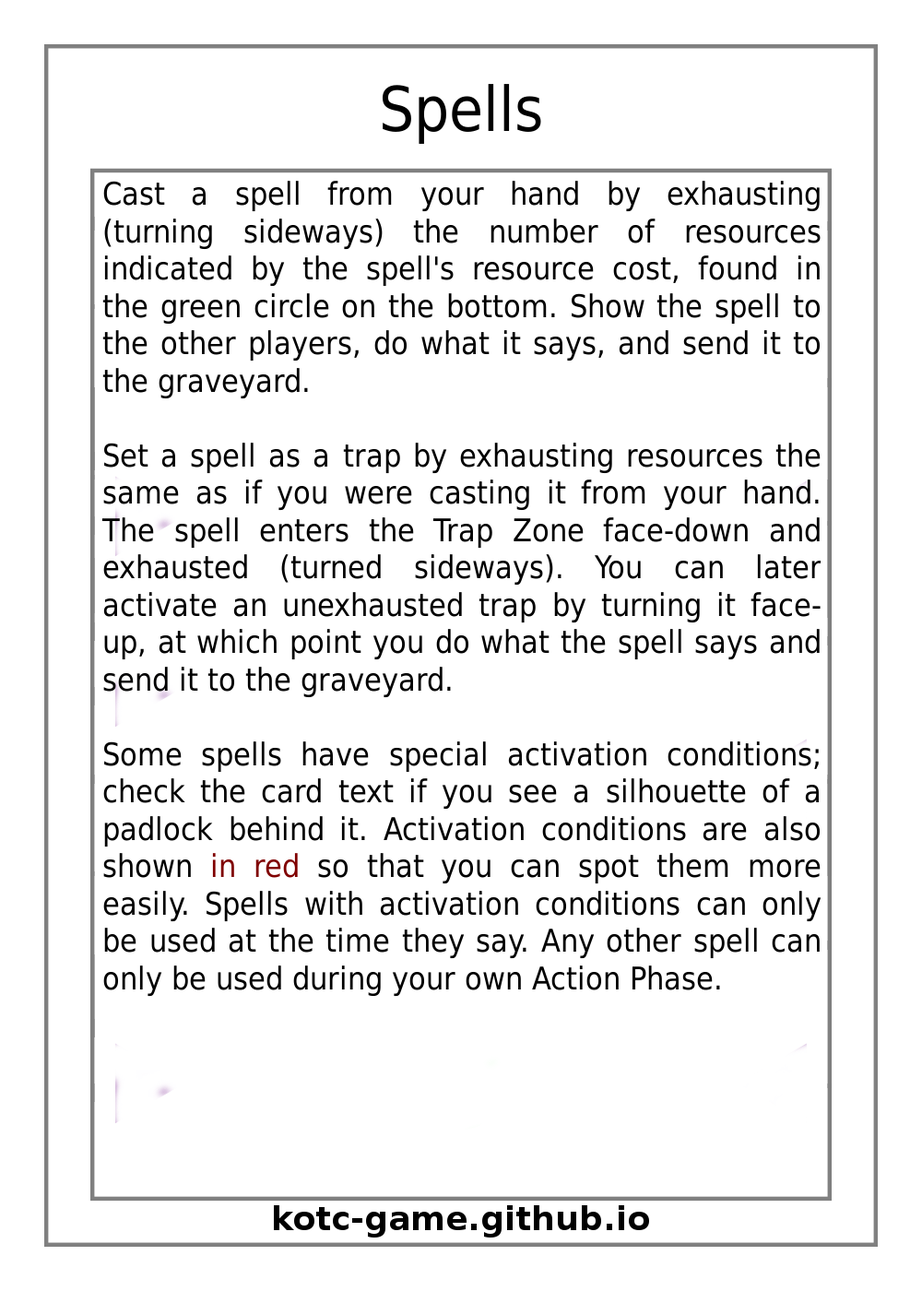
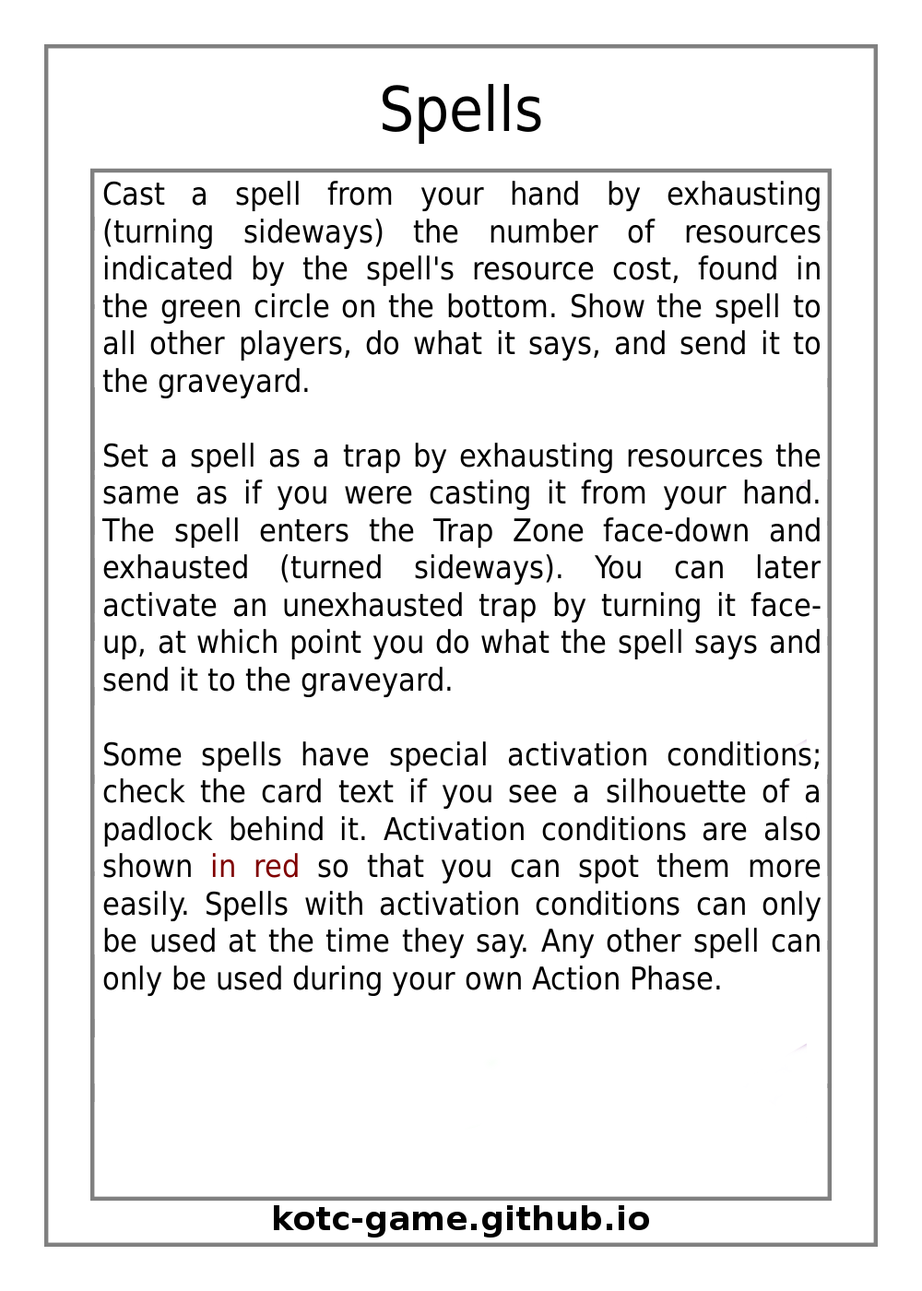
Layers edited between the first and the second 922px x 1291px image:
painted on "Effect Text" over [102,330,782,362]
painted on "Tip Card Template" over [115,476,175,1124]
